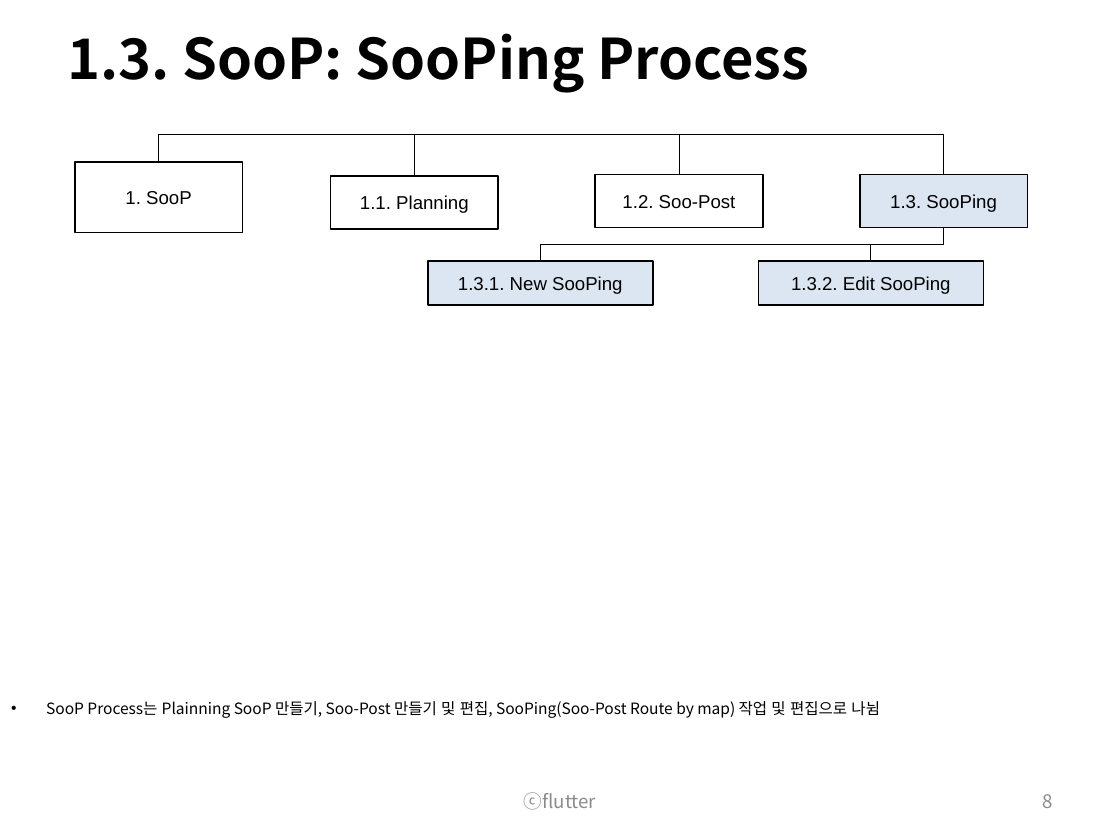
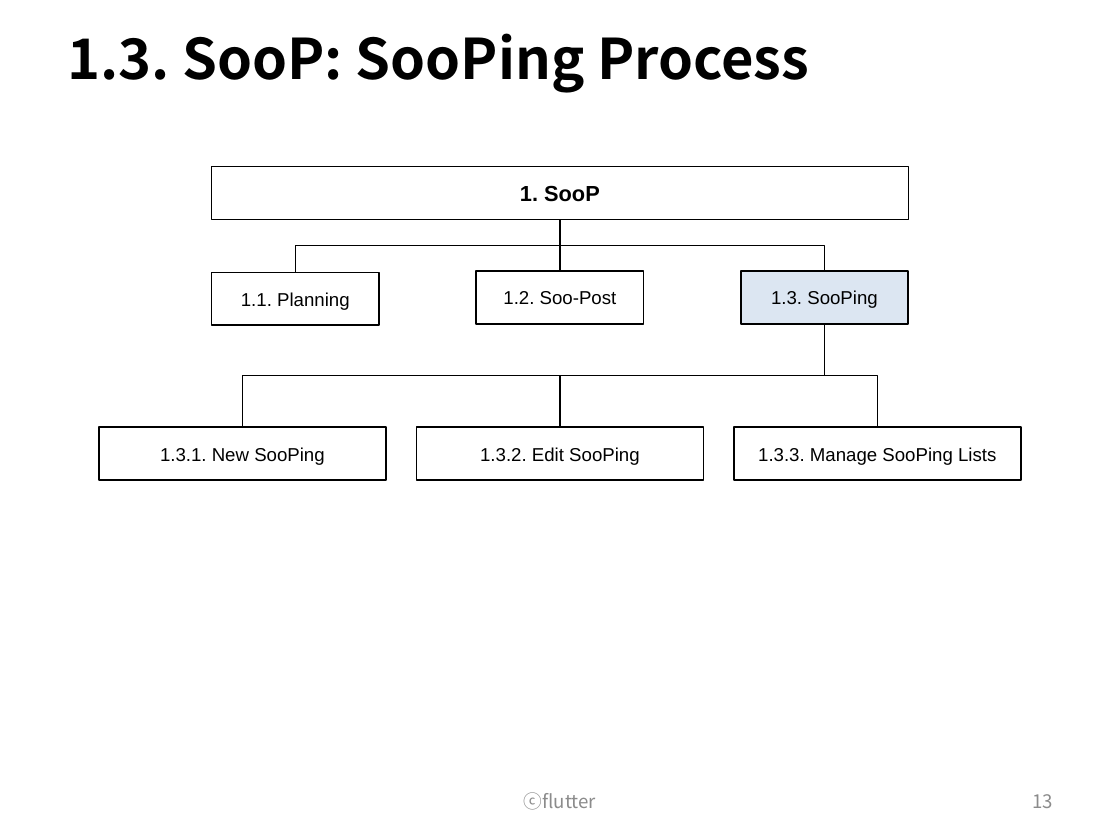
Before and after one commit to wooramc/soop_rep, a slide deck: slide 13 of flutter_process.pptx (slide 8 before the commit). Drawn at 1120x840 pixels with LibreOffice and Linux fonts; fonts in the diff are those of the drawing. Boxes give left, top, right and bottom in pixels: in the first picture for what was removed or moved away, otherwise in the second. Text is boxed around its words. In the diff, an @@ line names an element or a change of style, - is before the commit and + after.

```diff
--- a/flutter_process.pptx
+++ b/flutter_process.pptx
@@ elbow line removed from (159, 162) to (944, 175) @@
@@ rectangle "1. SooP": place and size @@
-rectangle "1. SooP" at box(75, 162, 243, 233)
+rectangle "1. SooP" at box(212, 167, 908, 220)
@@ rectangle "1. SooP" at box(212, 167, 908, 220): size 12 to 14 pt, bold on @@
@@ elbow line moved from (159, 162) - (679, 175) to (560, 220) - (296, 272) @@
@@ elbow line moved from (159, 162) - (414, 176) to (560, 220) - (824, 271) @@
@@ line added from (560, 220) to (560, 271), #000000 0.75 pt @@
@@ 3 rectangles: place and size @@
-3 rectangles at box(330, 175, 1028, 228)
+3 rectangles at box(212, 271, 908, 325)
@@ elbow line moved from (944, 227) - (540, 261) to (824, 324) - (243, 427) @@
@@ elbow line moved from (944, 227) - (871, 261) to (824, 324) - (560, 427) @@
@@ elbow line added from (824, 324) to (877, 427), #000000 0.75 pt @@
@@ rectangle "1.3.1. New SooPing": place and size @@
-rectangle "1.3.1. New SooPing" at box(428, 261, 653, 305)
+rectangle "1.3.1. New SooPing" at box(100, 427, 386, 479)
@@ rectangle "1.3.1. New SooPing" at box(100, 427, 386, 479): fill #DCE6F2 to none @@
@@ rectangle "1.3.2. Edit SooPing" at box(417, 427, 703, 479): fill #DCE6F2 to none @@
@@ rectangle "1.3.2. Edit SooPing": place and size @@
-rectangle "1.3.2. Edit SooPing" at box(758, 261, 983, 305)
+rectangle "1.3.2. Edit SooPing" at box(417, 427, 703, 479)
@@ rectangle added at box(735, 427, 1021, 479), outline #000000 1 pt, 12 pt, text #000000 @@
+1.3.3. Manage SooPing Lists
@@ text removed at box(46, 701, 880, 718) @@
-• SooP Process는 Plainning SooP 만들기, Soo-Post 만들기 및 편집, SooPing(Soo-Post Route by map) 작업 및 편집으로 나뉨
@@ page number at box(1032, 794, 1053, 808): text changed @@
-8
+13
```
Also in this commit, not shown: 8 other slides changed, 6 slides added.
